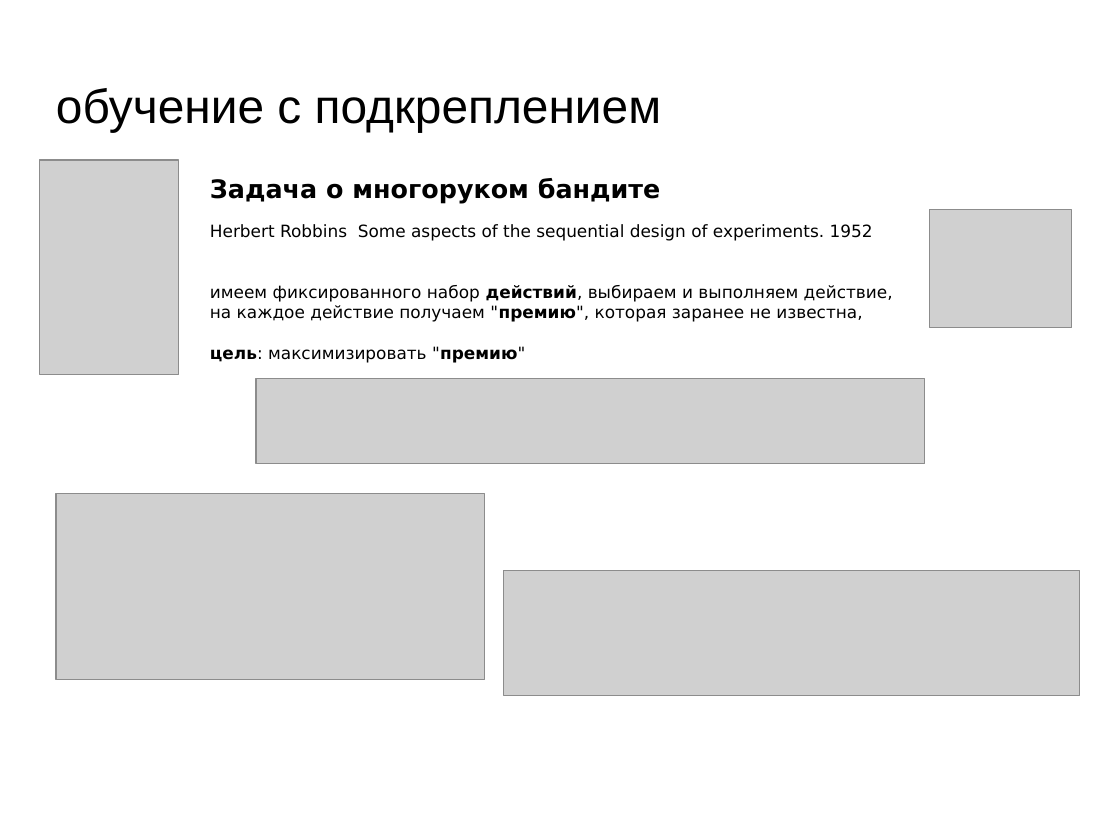
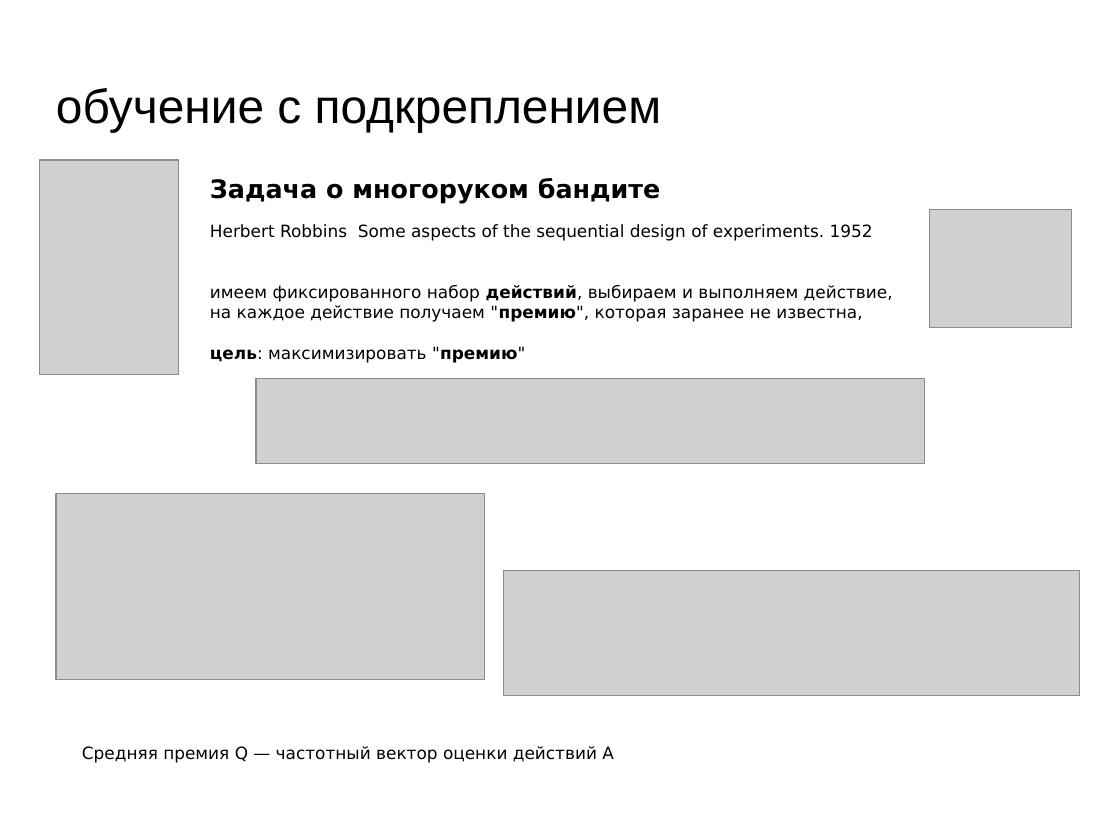
Before and after one commit to mechanoid5/ml_lectorium_legacy, a slide deck: slide 4 of 34-reinforcement-learning.odp. Drawn at 1120x840 pixels with LibreOffice and Linux fonts; fonts in the diff are those of the drawing; grey boxes stand for pictures; background and template pictures are left out. Boxes give left, top, right and bottom in pixels: in the first picture for what was removed or moved away, otherwise in the second. Text is boxed around its words. In the diff, an @@ line names an element or a change of style, - is before the commit and + after.

```diff
--- a/34-reinforcement-learning.odp
+++ b/34-reinforcement-learning.odp
@@ text added at (x1=82, y1=746, x2=614, y2=763), 12 pt, text #000000 @@
+Cредняя премия Q — частотный вектор оценки действий A
```
Also in this commit, not shown: 2 other slides changed, 8 slides added, 2 slides removed.
